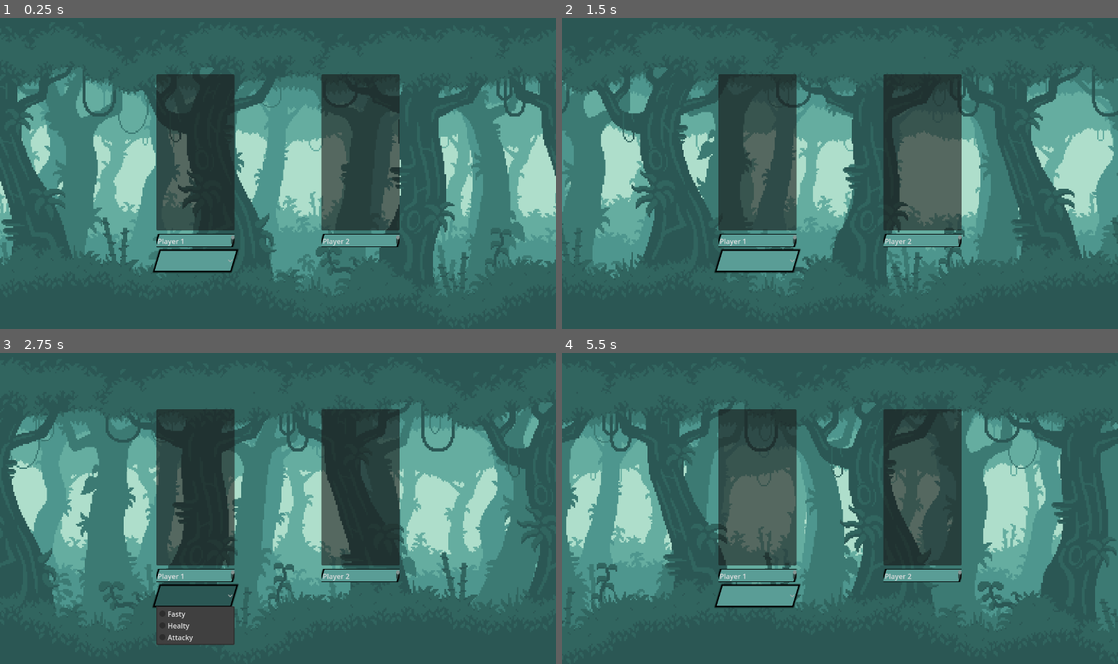
Above: before the commit, frames 1-4 (two rows, left to right).
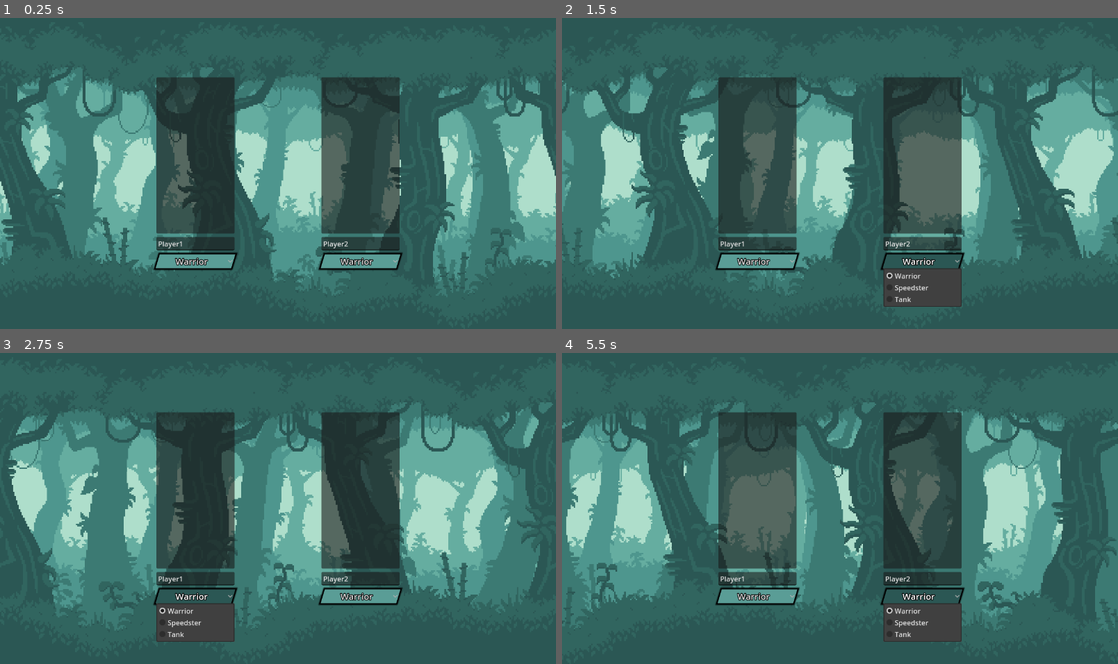
Above: after the commit, the same moments.

Repository: ParmarManthanrajsinh/Godot_4_game_Pookie_Fighters
Game: Godot game, scene res://scene/player_selection.tscn
The game is run twice, just before and just after one commit, with the same random seed, the same clock (stepped at 60 frames per second) and the same inputs. This scene is started directly instead of the project's main scene.
Inputs (mouse positions are in pixels of both pictures, inside the frame that each line leads up to):
- Up to frame 1 (0.25 s): no input
- Up to frame 2 (1.5 s): click (756, 260) at 0.5 s; click (923, 260) at 1.25 s, where only the run after the commit has a clickable "Warrior"
- Up to frame 3 (2.75 s): click (194, 595) at 2 s
- Up to frame 4 (5.5 s): click (923, 595) at 2.75 s, where only the run after the commit has a clickable "Warrior"; click (756, 595) at 3.5 s; click (923, 595) at 4.25 s, where only the run after the commit has a clickable "Warrior"

The runs differ from the first frame. In frame 1, 3.2% of the frame differs, in the area x 27-73%, y 18-82%; in frame 2, 4.7%, in the area x 27-73%, y 18-93%; in frame 3, 3.3%; in frame 4, 4.2%.

Commit message:
changed selection scene nodes

Diff:
--- a/Themes/button_theme.tres
+++ b/Themes/button_theme.tres
@@ -54,7 +54,6 @@
 
 [sub_resource type="StyleBoxFlat" id="StyleBoxFlat_o4sm3"]
 bg_color = Color(0.352941, 0.615686, 0.588235, 1)
-skew = Vector2(0.3, 0)
 border_width_left = 3
 border_width_top = 3
 border_width_right = 3
@@ -70,5 +69,7 @@
 Button/styles/hover = SubResource("StyleBoxFlat_s3l0h")
 Button/styles/normal = SubResource("StyleBoxFlat_8c5ar")
 Button/styles/pressed = SubResource("StyleBoxFlat_fben6")
+OptionButton/font_sizes/font_size = 20
+TextEdit/font_sizes/font_size = 32
 TextEdit/styles/focus = SubResource("StyleBoxFlat_1i872")
 TextEdit/styles/normal = SubResource("StyleBoxFlat_o4sm3")
--- a/scene/player_selection.tscn
+++ b/scene/player_selection.tscn
@@ -66,10 +66,10 @@
 anchor_top = 0.5
 anchor_right = 0.5
 anchor_bottom = 0.5
-offset_left = -182.0
-offset_top = -180.0
-offset_right = 182.0
-offset_bottom = 180.0
+offset_left = -280.0
+offset_top = -220.5
+offset_right = 280.0
+offset_bottom = 220.5
 grow_horizontal = 2
 grow_vertical = 2
 theme_override_constants/separation = 200
@@ -83,22 +83,26 @@
 custom_minimum_size = Vector2(180, 360)
 layout_mode = 2
 
-[node name="Player1_name" type="TextEdit" parent="HBoxContainer/Player1"]
-custom_minimum_size = Vector2(0, 30)
+[node name="Player1_name" type="LineEdit" parent="HBoxContainer/Player1"]
 layout_mode = 2
-theme = ExtResource("7_gcd44")
-text = "Player 1"
-placeholder_text = "Enter Player name"
+text = "Player1"
+placeholder_text = "Enter name"
+max_length = 18
 
 [node name="Player1_type" type="OptionButton" parent="HBoxContainer/Player1"]
 layout_mode = 2
 theme = ExtResource("7_gcd44")
+theme_override_colors/font_outline_color = Color(0, 0, 0, 1)
+theme_override_constants/outline_size = 6
+alignment = 1
+icon_alignment = 1
 item_count = 3
-popup/item_0/text = "Fasty"
+selected = 0
+popup/item_0/text = "Warrior"
 popup/item_0/id = 0
-popup/item_1/text = "Healty"
+popup/item_1/text = "Speedster"
 popup/item_1/id = 1
-popup/item_2/text = "Attacky"
+popup/item_2/text = "Tank"
 popup/item_2/id = 2
 
 [node name="Player2" type="BoxContainer" parent="HBoxContainer"]
@@ -110,9 +114,25 @@
 custom_minimum_size = Vector2(180, 360)
 layout_mode = 2
 
-[node name="Player2_name" type="TextEdit" parent="HBoxContainer/Player2"]
-custom_minimum_size = Vector2(0, 30)
+[node name="Player2_name" type="LineEdit" parent="HBoxContainer/Player2"]
+layout_mode = 2
+text = "Player2"
+placeholder_text = "Enter name"
+max_length = 18
+
+[node name="Player2_type" type="OptionButton" parent="HBoxContainer/Player2"]
 layout_mode = 2
 theme = ExtResource("7_gcd44")
-text = "Player 2"
-placeholder_text = "Enter Player name"
+theme_override_colors/font_outline_color = Color(0, 0, 0, 1)
+theme_override_constants/outline_size = 6
+button_mask = 3
+alignment = 1
+icon_alignment = 1
+item_count = 3
+selected = 0
+popup/item_0/text = "Warrior"
+popup/item_0/id = 0
+popup/item_1/text = "Speedster"
+popup/item_1/id = 1
+popup/item_2/text = "Tank"
+popup/item_2/id = 2
